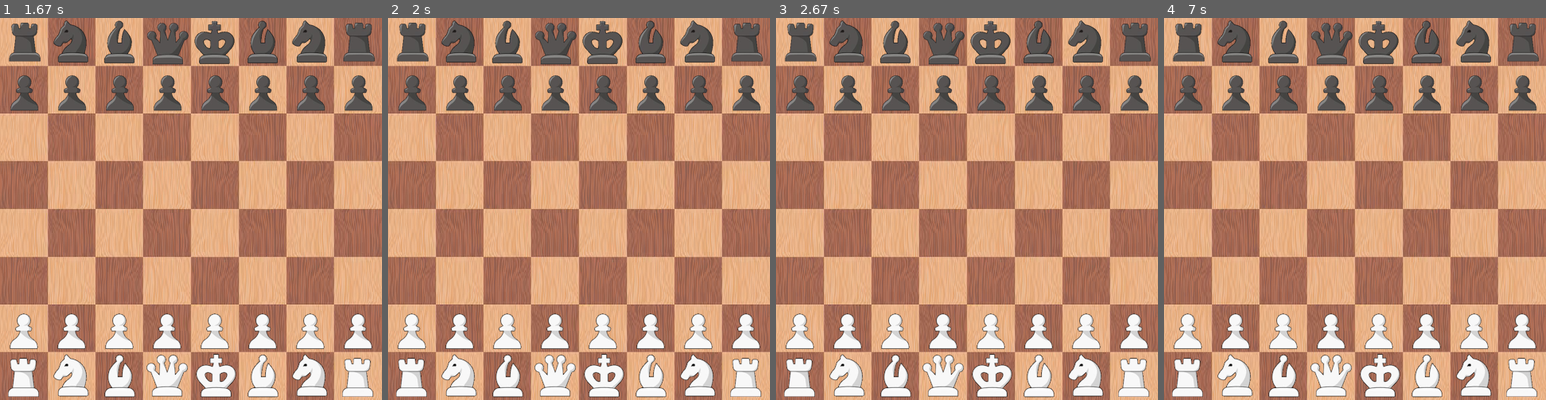
Above: before the commit, frames 1-4 (left to right).
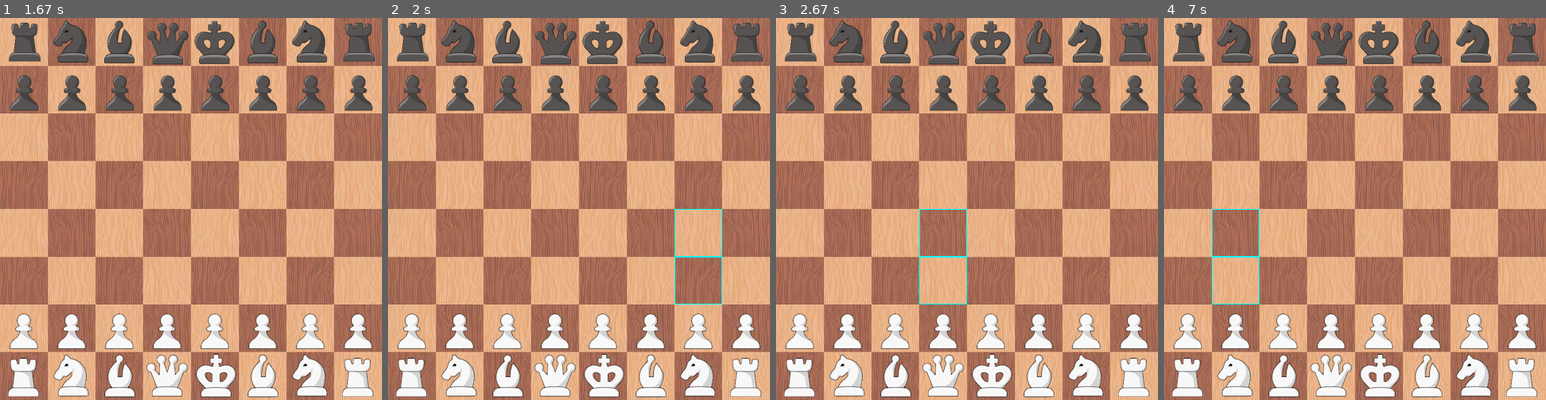
Above: after the commit, the same moments.

Repository: IslamMostafaYassin/pygame-chess
Game: pygame game, started from game.py
Same seed, same stepped clock (60 frames per second), same inputs: the game is played once before the commit and once after it.
Inputs (mouse positions are in pixels of both pictures, inside the frame that each line leads up to):
- Up to frame 1 (1.67 s): click (191, 209) at 0.38 s
- Up to frame 2 (2 s): click (716, 342) at 1.72 s
- Up to frame 3 (2.67 s): click (974, 79) at 2.05 s; click (947, 308) at 2.38 s
- Up to frame 4 (7 s): click (1500, 354) at 2.72 s; click (1488, 308) at 3.55 s; click (1473, 201) at 3.88 s; click (1240, 350) at 6.72 s

Frame 1 is identical in both runs. In frame 2, 0.2% of the frame differs, in the area x 75-88%, y 50-75%; in frame 3, 0.2%; in frame 4, 0.2%.

Commit message:
highlight tiles

Diff:
--- a/board.py
+++ b/board.py
@@ -21,12 +21,13 @@
             self.pieces_images.append(image)
         self.piece_clicked_row = -1
         self.piece_clicked_colomn = -1
+        self.highlighted_tiles = []
 
         # make tiles
         self.tiles = {}
         for row in range(NUM_OF_TILES):
             for colomn in range(NUM_OF_TILES):
-                tile = Tile(row, colomn, self, (self.game.tile_group))
+                tile = Tile(row, colomn, self, (self.game.all_group))
                 self.tiles[(row, colomn)] = tile
 
         starting_pieces = [
@@ -61,6 +62,19 @@
             piece = piece(
                 self.pieces_images[frame], self.tiles[pos], color, self, self.game.all_group)
             self.pieces[pos] = piece
+
+    def highlight_moves(self):
+        piece = self.pieces.get(
+            (self.piece_clicked_row, self.piece_clicked_colomn))
+        for row, colomn in piece.get_legal_moves():
+            tile = self.tiles[(row, colomn)]
+            tile.highlight()
+            self.highlighted_tiles.append(tile)
+
+    def unhighlight_moves(self):
+        for tile in self.highlighted_tiles:
+            tile.unhighlight()
+        self.highlighted_tiles = []
 
     def move(self, piece, old_row, old_colomn, new_row, new_colomn):
         piece.move(self.tiles[new_row, new_colomn])
@@ -101,7 +115,4 @@
         self.pieces.pop((old_row, old_colomn))
         self.piece_clicked_row = -1
         self.piece_clicked_colomn = -1
-        if self.turn == "white":
-            self.turn = "black"
-        else:
-            self.turn = "white"
+        self.turn = "white" if self.turn == "black" else "black"
--- a/game.py
+++ b/game.py
@@ -11,7 +11,6 @@
 
         # make groups
         self.all_group = pygame.sprite.Group()
-        self.tile_group = pygame.sprite.Group()
 
         # make board
         self.board = Board(self, self.all_group)
@@ -25,7 +24,6 @@
             # update
             self.display_window.fill("grey")
             self.all_group.update()
-            self.tile_group.update()
 
             # draw
             self.all_group.draw(self.display_window)
--- a/pieces.py
+++ b/pieces.py
@@ -20,7 +20,7 @@
             for i, j in similar_directions:
                 temp_row = self.tile.row+i
                 temp_colomn = self.tile.colomn+j
-                if not 0 <= temp_row <= 7 and not 0 <= temp_colomn <= 7:
+                if not 0 <= temp_row <= 7 or not 0 <= temp_colomn <= 7:
                     break
                 potentially_doomed_piece = self.board.pieces.get((
                     temp_row, temp_colomn))
@@ -81,7 +81,7 @@
             for i, j in similar_directions:
                 temp_row = self.tile.row+i
                 temp_colomn = self.tile.colomn+j
-                if not 0 <= temp_row <= 7 and not 0 <= temp_colomn <= 7:
+                if not 0 <= temp_row <= 7 or not 0 <= temp_colomn <= 7:
                     break
                 potentially_doomed_piece = self.board.pieces.get((
                     temp_row, temp_colomn))
@@ -132,7 +132,7 @@
             for i, j in similar_directions:
                 temp_row = self.tile.row+i if self.color == "white" else self.tile.row-i
                 temp_colomn = self.tile.colomn+j if self.color == "white" else self.tile.colomn-j
-                if not 0 <= temp_row <= 7 and not 0 <= temp_colomn <= 7:
+                if not 0 <= temp_row <= 7 or not 0 <= temp_colomn <= 7:
                     break
                 potentially_doomed_piece = self.board.pieces.get(
                     (temp_row, temp_colomn))
--- a/tile.py
+++ b/tile.py
@@ -4,7 +4,8 @@
 class Tile(pygame.sprite.Sprite):
     def __init__(self, row, colomn, board, groups):
         super().__init__(groups)
-        self.image = pygame.Surface((TILE_SIZE, TILE_SIZE))
+        self.image = pygame.Surface((TILE_SIZE, TILE_SIZE), pygame.SRCALPHA)
+        self.image.fill((255, 255, 255, 0))
         self.rect = self.image.get_frect(
             topleft=(colomn*TILE_SIZE, row*TILE_SIZE))
         self.row = row
@@ -29,17 +30,28 @@
             return True
         return False
 
+    def highlight(self):
+        pygame.draw.rect(self.image, "cyan", self.image.get_frect(), 1)
+
+    def unhighlight(self):
+        self.image.fill((255, 255, 255, 0))
+
     def update(self):
+        # self.image.fill((255, 255, 255, 0))
         old_row = self.board.piece_clicked_row
         old_colomn = self.board.piece_clicked_colomn
         old_piece = self.board.pieces.get((old_row, old_colomn))
         new_piece = self.board.pieces.get((self.row, self.colomn))
         if self.picking_piece(new_piece):
+            self.board.unhighlight_moves()
             self.board.piece_clicked_row = self.row
             self.board.piece_clicked_colomn = self.colomn
+            self.board.highlight_moves()
         elif self.putting_piece(old_piece):
+            self.board.unhighlight_moves()
             self.board.move(old_piece, old_row, old_colomn,
                             self.row, self.colomn)
         elif self.left_clicked():
+            self.board.unhighlight_moves()
             self.board.piece_clicked_row = -1
             self.board.piece_clicked_colomn = -1
